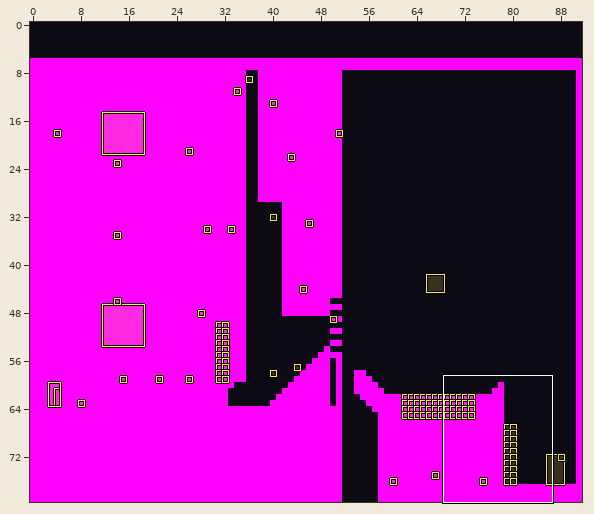
LDtk project -- assets/levels/awdjoo-1-3.ldtk. Above, an overview of the earlier version with the close-up marked.
Close-up. Before the commit:
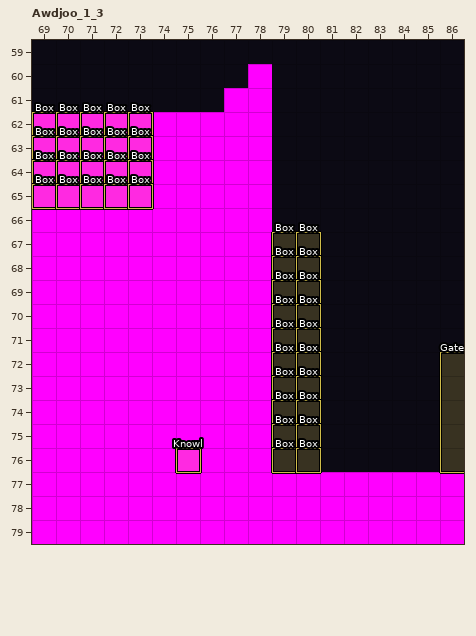
Cells are 16x16 px. Shown: Awdjoo_1_3 x 69..86, y 59..79. The commit also changed other parts of the map, which this record leaves out. The old version is drawn lined up with the new one.
Once edited:
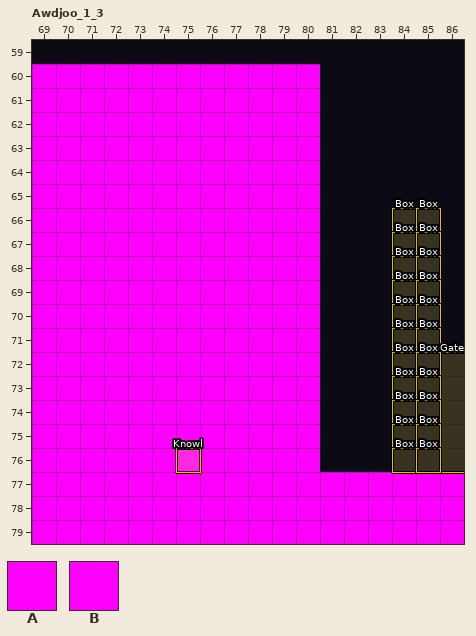
Key: from "Collision": A 1; from "Skin": B 2.
_ is an empty cell.
Objects are placed by their top-left corner, in cells (3,4 is the top-left corner of cell 3,4); size is 1x1 cell unless given.
Diff:
Changed rows in their new state; . is an unchanged cell.
map size 92x74 -> 92x80 cells (old content now starts at 0,6; both pictures use the new coordinates)
Layer "Entities":
changed: outside this view -> "Box" rectangle at 84,66
changed: outside this view -> "Box" rectangle at 84,67
changed: outside this view -> "Box" rectangle at 84,68
changed: outside this view -> "Box" rectangle at 84,69
changed: outside this view -> "Box" rectangle at 84,70
changed: outside this view -> "Box" rectangle at 84,71
changed: outside this view -> "Box" rectangle at 84,72
changed: outside this view -> "Box" rectangle at 84,73
changed: outside this view -> "Box" rectangle at 84,74
changed: outside this view -> "Box" rectangle at 84,75
changed: outside this view -> "Box" rectangle at 84,76
changed: outside this view -> "Box" rectangle at 85,66
changed: outside this view -> "Box" rectangle at 85,67
changed: outside this view -> "Box" rectangle at 85,68
changed: outside this view -> "Box" rectangle at 85,69
changed: outside this view -> "Box" rectangle at 85,70
changed: outside this view -> "Box" rectangle at 85,71
changed: outside this view -> "Box" rectangle at 85,72
changed: outside this view -> "Box" rectangle at 85,73
changed: outside this view -> "Box" rectangle at 85,74
changed: outside this view -> "Box" rectangle at 85,75
changed: outside this view -> "Box" rectangle at 85,76
removed: "Box" rectangle at 69,62
removed: "Box" rectangle at 69,63
removed: "Box" rectangle at 69,64
removed: "Box" rectangle at 69,65
removed: "Box" rectangle at 70,62
removed: "Box" rectangle at 70,63
removed: "Box" rectangle at 70,64
removed: "Box" rectangle at 70,65
removed: "Box" rectangle at 71,62
removed: "Box" rectangle at 71,63
removed: "Box" rectangle at 71,64
removed: "Box" rectangle at 71,65
removed: "Box" rectangle at 72,62
removed: "Box" rectangle at 72,63
removed: "Box" rectangle at 72,64
removed: "Box" rectangle at 72,65
removed: "Box" rectangle at 73,62
removed: "Box" rectangle at 73,63
removed: "Box" rectangle at 73,64
removed: "Box" rectangle at 73,65
removed: "Box" rectangle at 79,67
removed: "Box" rectangle at 79,68
removed: "Box" rectangle at 79,69
removed: "Box" rectangle at 79,70
removed: "Box" rectangle at 79,71
removed: "Box" rectangle at 79,72
removed: "Box" rectangle at 79,73
removed: "Box" rectangle at 79,74
removed: "Box" rectangle at 79,75
removed: "Box" rectangle at 79,76
removed: "Box" rectangle at 80,67
removed: "Box" rectangle at 80,68
removed: "Box" rectangle at 80,69
removed: "Box" rectangle at 80,70
removed: "Box" rectangle at 80,71
removed: "Box" rectangle at 80,72
removed: "Box" rectangle at 80,73
removed: "Box" rectangle at 80,74
removed: "Box" rectangle at 80,75
removed: "Box" rectangle at 80,76
Layer "Skin":
first column x 69:
60 BBBBBBBBB.BB
61 BBBBBBBB..BB
62 ..........BB
63 ..........BB
64 ..........BB
65 ..........BB
66 ..........BB
67 ..........BB
68 ..........BB
69 ..........BB
70 ..........BB
71 ..........BB
72 ..........BB
73 ..........BB
74 ..........BB
75 ..........BB
76 ..........BB
77 ..........BB
Layer "Collision":
first column x 79:
66 AA
67 AA
68 AA
69 AA
70 AA
71 AA
72 AA
